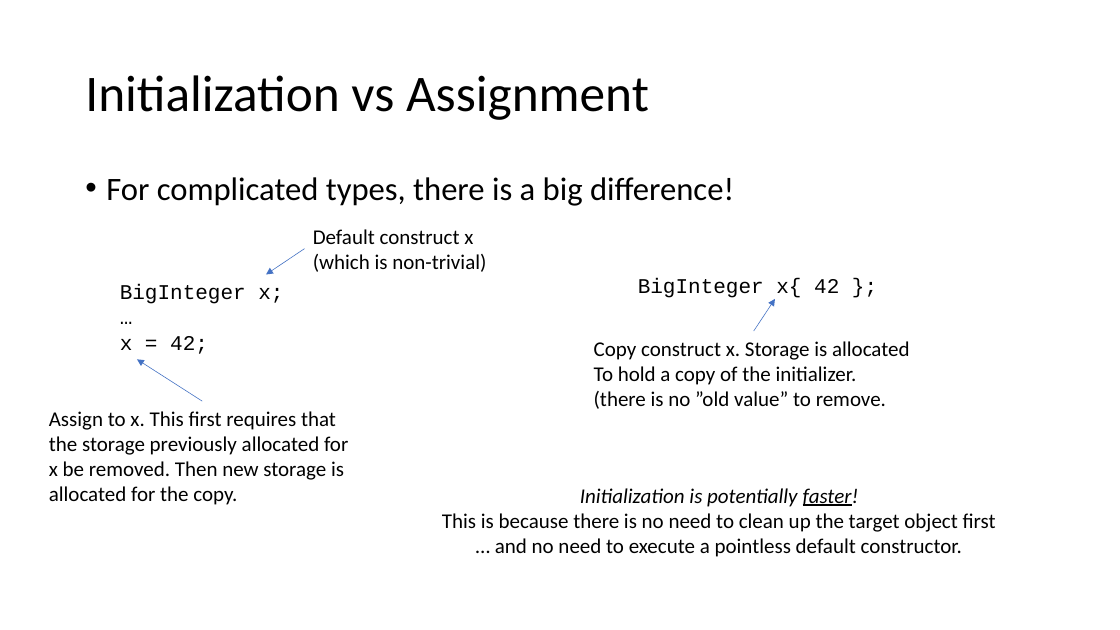
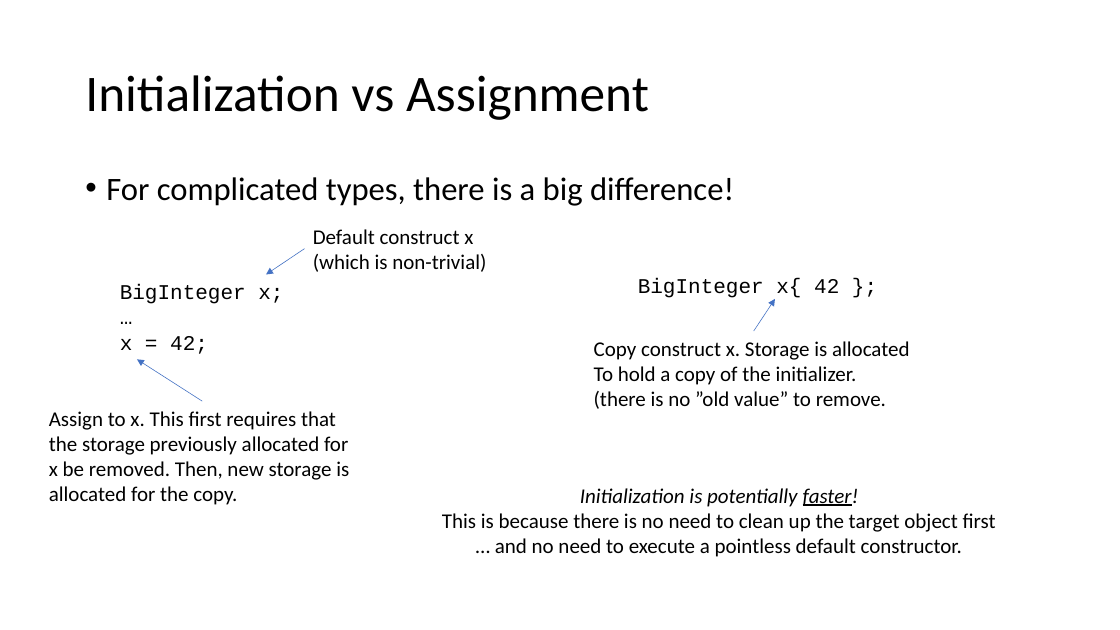
Before and after one commit to pchapin/cpp, a slide deck: slide 21 of BigInteger/doc/LifeCycle.pptx. Drawn at 1120x630 pixels with LibreOffice and Linux fonts; fonts in the diff are those of the drawing. Boxes give left, top, right and bottom in pixels: in the first picture for what was removed or moved away, otherwise in the second. Text is boxed around its words. In the diff, an @@ line names an element or a change of style, - is before the commit and + after.

```diff
--- a/BigInteger/doc/LifeCycle.pptx
+++ b/BigInteger/doc/LifeCycle.pptx
@@ text at (49,461,349,480): text changed @@
-x be removed. Then new storage is
+x be removed. Then, new storage is
```
Also in this commit, not shown: 9 other slides changed, 5 other files.
